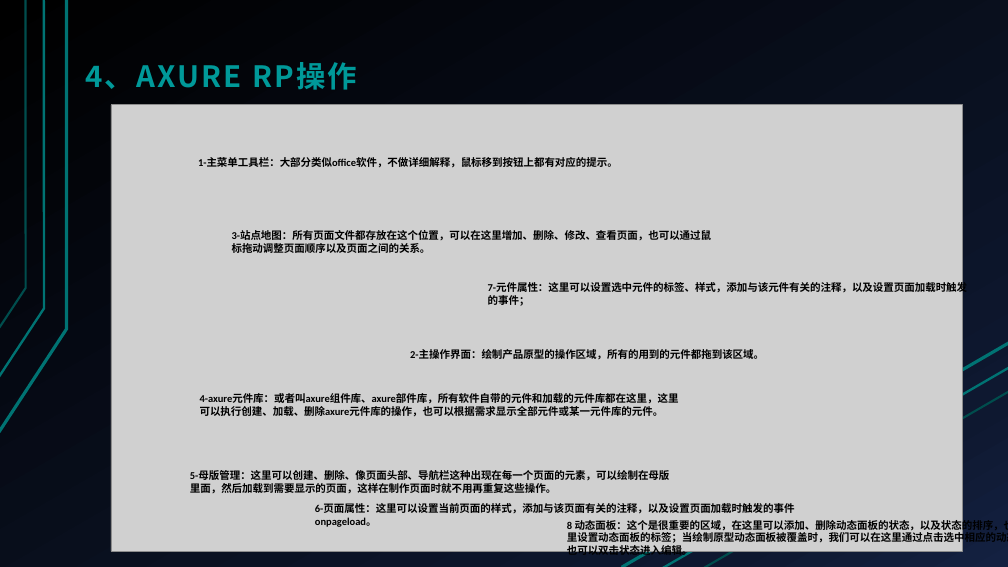
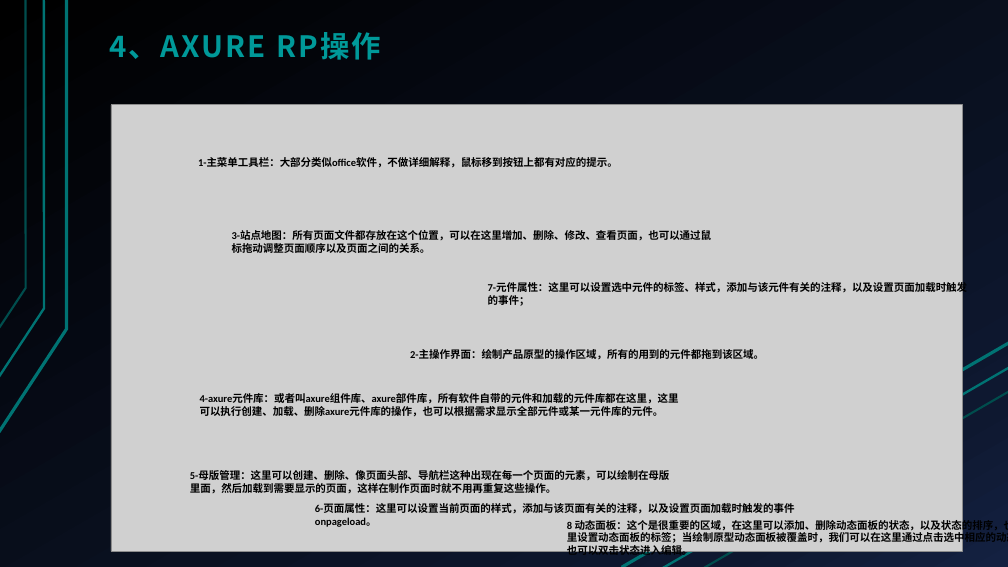
Before and after one commit to KINNNNNNG/G13, a slide deck: slide 9 of PPT/UML翻转课堂PPT/PRD-2016-G13-UML基础Ⅱ-界面原型-1.0.pptx. Drawn at 1008x567 pixels with LibreOffice and Linux fonts; fonts in the diff are those of the drawing; grey boxes stand for pictures. Boxes give left, top, right and bottom in pixels: in the first picture for what was removed or moved away, otherwise in the second. Text is boxed around its words. In the diff, an @@ line names an element or a change of style, - is before the commit and + after.

```diff
--- a/PPT/UML翻转课堂PPT/PRD-2016-G13-UML基础Ⅱ-界面原型-1.0.pptx
+++ b/PPT/UML翻转课堂PPT/PRD-2016-G13-UML基础Ⅱ-界面原型-1.0.pptx
@@ text "4、AXURE RP操作": place and size @@
-text "4、AXURE RP操作" at bbox=[85, 62, 357, 90]
+text "4、AXURE RP操作" at bbox=[109, 32, 381, 60]
```
Also in this commit, not shown: 6 other slides changed, 1 slide added.
